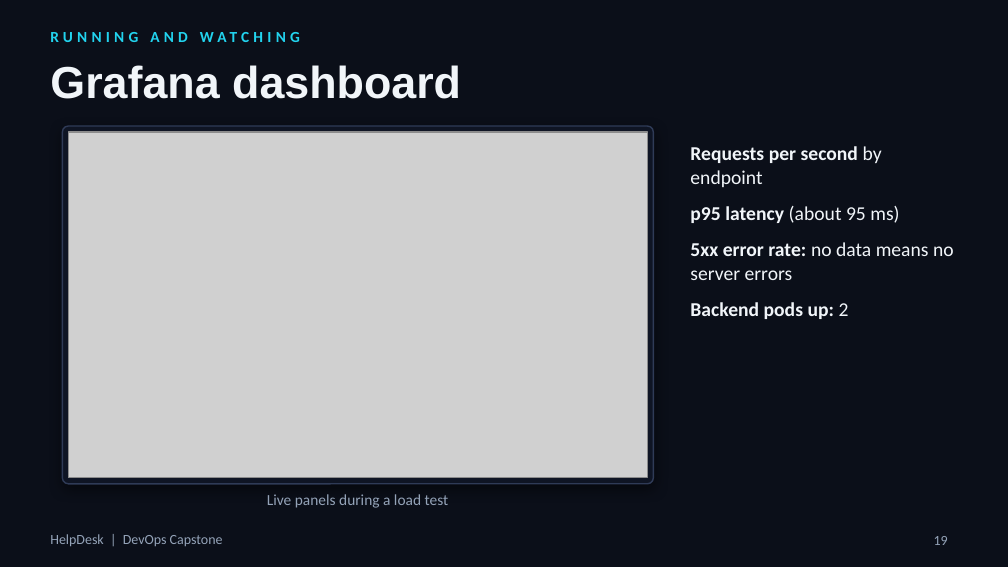
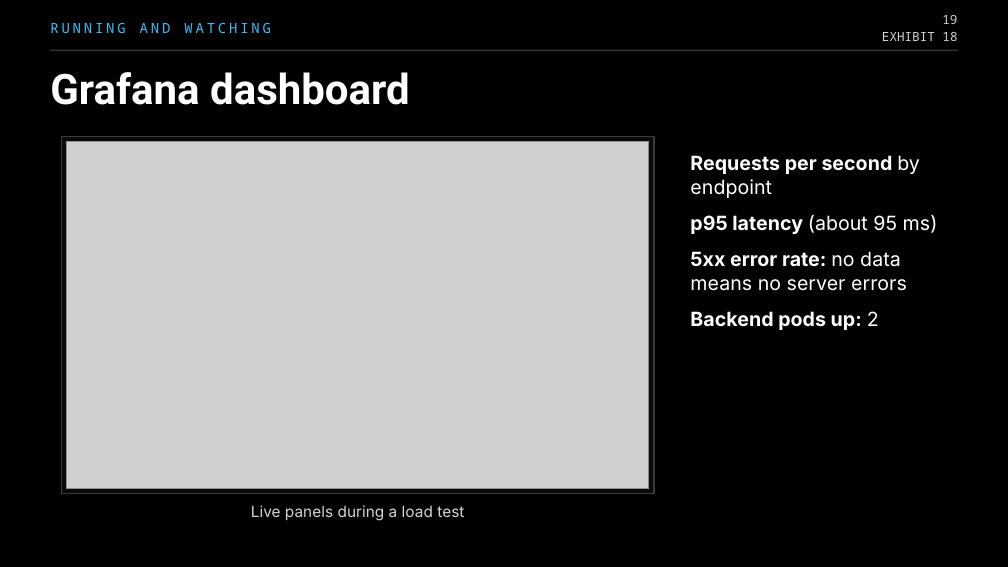
Before and after one commit to parthtaneja0001/helpdesk-devops-capstone, a slide deck: slide 19 of docs/HelpDesk-DevOps-Capstone.pptx. Drawn at 1008x567 pixels with LibreOffice and Linux fonts; fonts in the diff are those of the drawing; grey boxes stand for pictures; background and template pictures are left out. Boxes give left, top, right and bottom in pixels: in the first picture for what was removed or moved away, otherwise in the second. Text is boxed around its words. In the diff, an @@ line names an element or a change of style, - is before the commit and + after.

Commit message:
docs: restyle presentation in a black Swapline-style theme with Space Grotesk, Inter and JetBrains Mono

```diff
--- a/docs/HelpDesk-DevOps-Capstone.pptx
+++ b/docs/HelpDesk-DevOps-Capstone.pptx
@@ background picture (left out) to #000000 @@
@@ text "RUNNING AND WATCHING" at (50,23,271,33): size 11 to 10 pt, font Calibri to Noto Sans Mono, text colour #22D3EE to #38BDF8, letter spacing 3 to 2 pt, bold off @@
@@ text "19": place and size @@
-text "19" at (934,536,948,545)
+text "19" at (942,15,957,24)
@@ text "19" at (942,15,957,24): size 10 to 9 pt, font Calibri to Noto Sans Mono, text colour #94A3B8 to #D4D4D8; vertical alignment top to middle @@
@@ title "Grafana dashboard": place and size @@
-title "Grafana dashboard" at (50,65,461,99)
+title "Grafana dashboard" at (50,72,410,105)
@@ title "Grafana dashboard" at (50,72,410,105): size 32 to 30 pt, font Arial to Roboto, text colour #F1F5F9 to #FFFFFF @@
@@ line added from (50, 50) to (958, 50), #34343A 1 pt @@
@@ text added at (882,32,957,41), 9 pt, text #D4D4D8 @@
+EXHIBIT 18
@@ rectangle added at (61,136,654,494), fill #0A0A0C, outline #3A3A42 0.75 pt @@
@@ rounded rectangle removed at (62,126,653,484) @@
@@ picture: place and size @@
-picture at (69,132,647,478)
+picture at (67,141,649,489)
@@ text "Requests per second by endpoint": place and size @@
-text "Requests per second by endpoint" at (690,146,954,319)
+text "Requests per second by endpoint" at (690,155,938,330)
@@ text "Requests per second by endpoint" at (690,155,938,330): font Calibri to Inter, text colour #F1F5F9 to #FFFFFF; indent changed @@
@@ text "Live panels during a load ...": place and size @@
-text "Live panels during a load ..." at (267,494,449,508)
+text "Live panels during a load ..." at (251,505,464,521)
@@ text "Live panels during a load ..." at (251,505,464,521): font Calibri to Inter, text colour #94A3B8 to #D4D4D8 @@
@@ text removed at (50,534,223,546) @@
-HelpDesk | DevOps Capstone
```
Also in this commit, not shown: 23 other slides changed, 1 other file.
